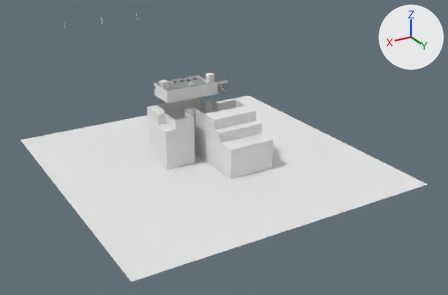
The glTF model build/floor_7.glb, before and after one commit.
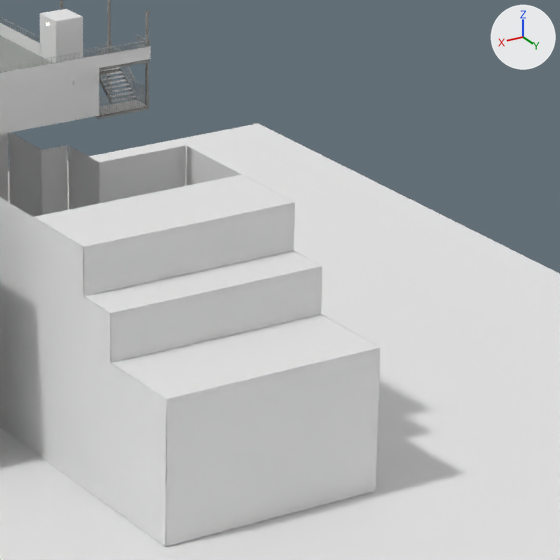
The first picture shows the older version from a 50 mm lens placed at (94.2, 130.4, 75.1), pointed at (11.6, -7.2, 6.3). The close-ups show the older and then the newer version on the part from 44% to 69% of the width and 24% to 62% of the height of that picture. Only the edits that show in the close-ups are written down. Arrows for +X, +Y and +Z are at upper right; the lights stay in place. Where no turn or scale is listed for an object, it has been applied to the vertices. Vertices at exactly the same position are counted once.

Objects in the first close-up: 'ExtStair_deck', 'ExtStair_steel', 'Massing', 'Roof_boxes', 'Roof_floor', 'Roof_parapet' and 4 more.
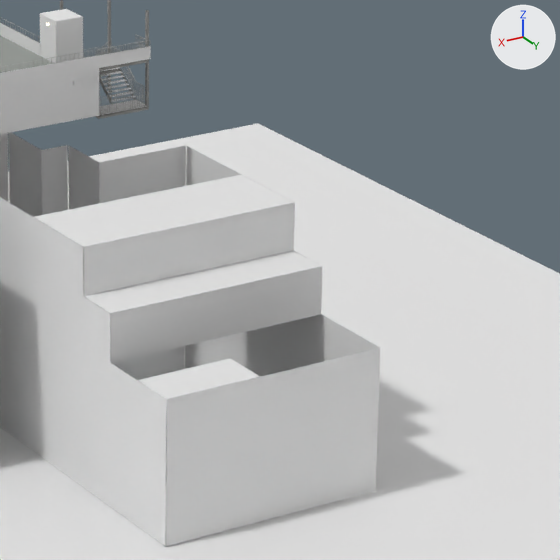
Edits to the bpy script that builds the scene:
```text
Change me_massing:
    used by ob_massing; location = (0.0, 0.0, 0.0)
    remove me_massing.from_pydata(...)  # 362 vertices, 298 faces; spans x -30.0..56.0, y -58.1..30.0, z -0.1..20.3
    add me_massing.from_pydata(...)  # 350 vertices, 286 faces; spans x -30.0..56.0, y -58.1..30.0, z -0.1..20.3
    me_massing part 1
    13 vertices are removed from x 0.0..13.8, y -5.9..-3.0, z 8.7
    14 faces are deleted
    6 vertices in x 0.0, y -2.5..0.0, z 8.7 move by (7.9, 0.0, 0.0)
    1 vertex is added at (7.9, -3.0, 8.7)
    2 new faces join them, mat_mx_mass (white #e7e7e7)
```

Where the change shows, as pixel boxes [x1, y1, x2, y2] in the close-ups (560 x 560 px):
part 1 of me_massing, cut back
    before: [112, 314, 353, 383]
    after: [138, 358, 235, 383]
